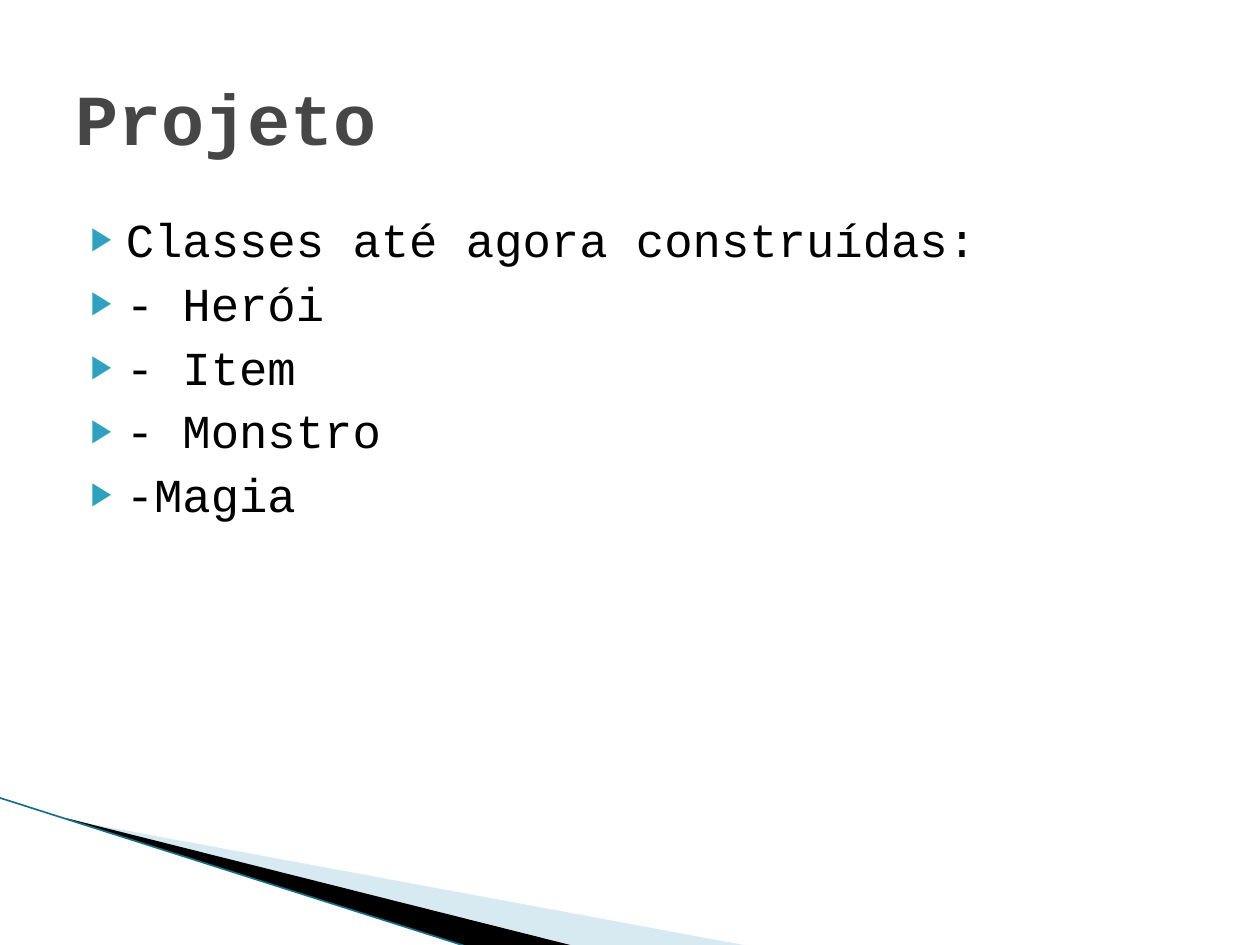
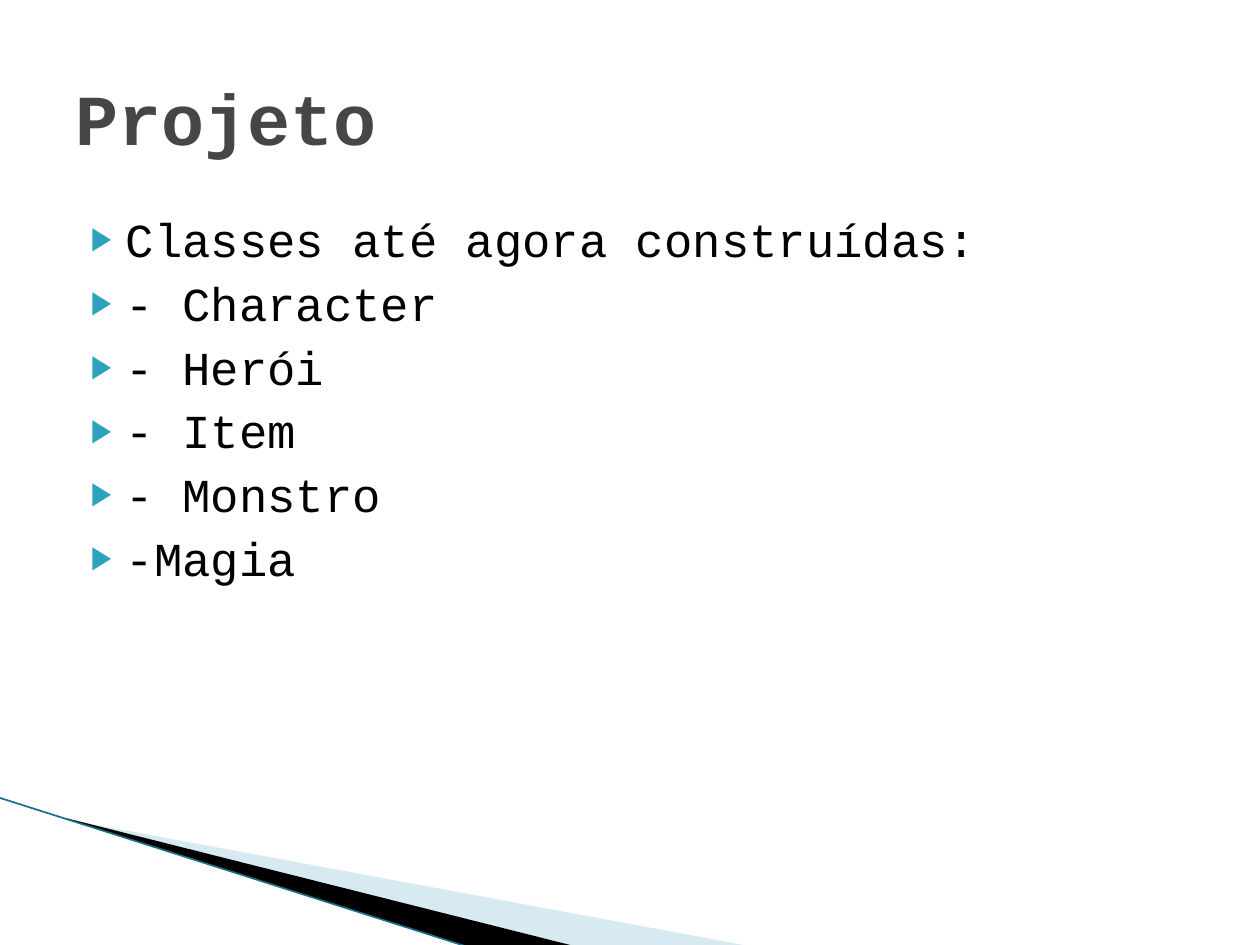
Before and after one commit to Sairaf/RPG, a slide deck: slide 7 of Trabalho final Prog2.pptx. Drawn at 1260x945 pixels with LibreOffice and Linux fonts; fonts in the diff are those of the drawing; background and template pictures are left out. Boxes give left, top, right and bottom in pixels: in the first picture for what was removed or moved away, otherwise in the second. Text is boxed around its words. In the diff, an @@ line names an element or a change of style, - is before the commit and + after.

```diff
--- a/Trabalho final Prog2.pptx
+++ b/Trabalho final Prog2.pptx
@@ text at <box>182,287,437,322</box>: paragraph added @@
+▶ - Character
```
Also in this commit, not shown: 1 other slide changed, 3 slides added, 5 other files.
